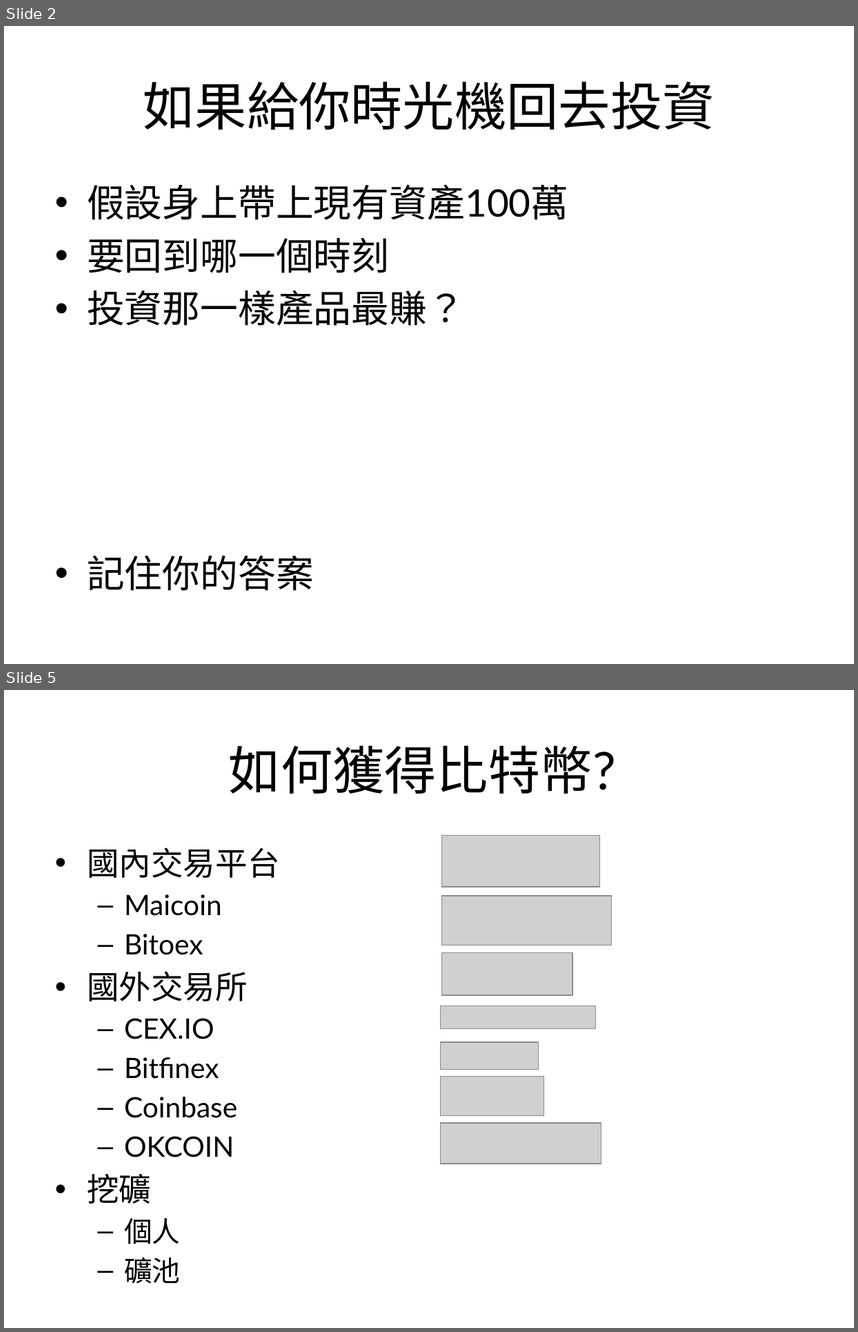
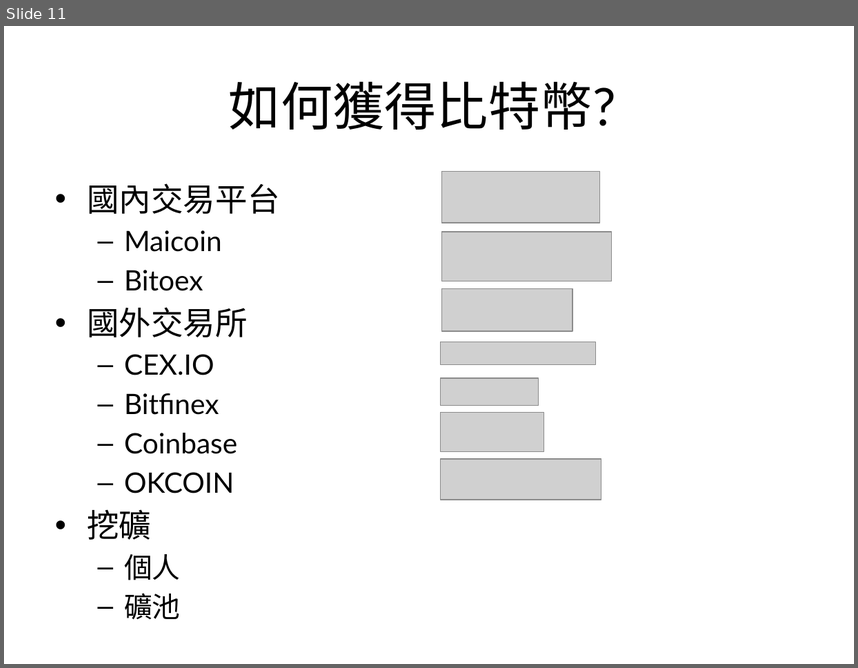
Before and after one commit to bailantaotao/bitcoin-speech, a slide deck: bitcoin.pptx. Shown one above the other, each under a label of ours: slides 2 and 5 before the commit, slide 11 after it; the slides between them are not shown. The pictures are 858x1332 and 858x668 pixels, drawn with LibreOffice and Linux fonts; fonts in the diff are those of the drawing; grey boxes stand for pictures. Boxes give left, top, right and bottom in pixels: in the first picture for what was removed or moved away, otherwise in the second. Text is boxed around its words. In the diff, an @@ line names an element or a change of style, - is before the commit and + after.

```diff
--- a/bitcoin.pptx
+++ b/bitcoin.pptx
@@ slide 2 removed at (4, 26, 854, 664), background #FFFFFF @@
@@ title removed at (143, 81, 715, 130) @@
-如果給你時光機回去投資
@@ text removed at (87, 184, 568, 590) @@
-• 假設身上帶上現有資產100萬
-• 要回到哪一個時刻
-• 投資那一樣產品最賺？
-• 記住你的答案
@@ what was slide 5 is now slide 11 @@
```
Also in this commit, not shown: 4 slides changed, 14 slides added, 3 other slides removed.
